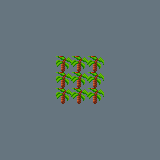
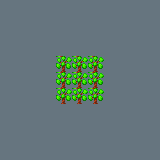
Layered file, before and after one edit (160x160). Changes by layer:
painted on "Layer 1 copy" over [left=72, top=56, right=88, bottom=72]
painted on "Layer 1 copy 2" over [left=88, top=56, right=104, bottom=72]
painted on "Layer 1 copy 3" over [left=88, top=72, right=104, bottom=88]
painted on "Layer 1 copy 4" over [left=88, top=88, right=104, bottom=104]
painted on "Layer 1 copy 5" over [left=72, top=88, right=88, bottom=104]
painted on "Layer 1 copy 6" over [left=56, top=88, right=72, bottom=104]
painted on "Layer 1 copy 7" over [left=56, top=72, right=72, bottom=88]
painted on "Layer 1 copy 8" over [left=56, top=56, right=72, bottom=72]
painted on "Layer 1" over [left=72, top=72, right=88, bottom=88]
